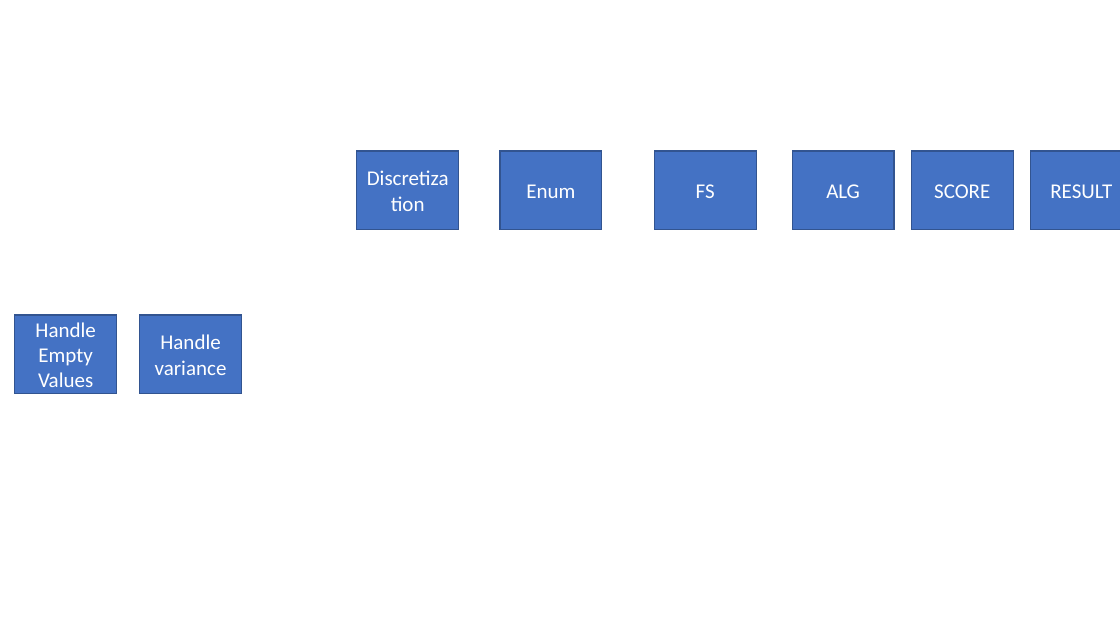
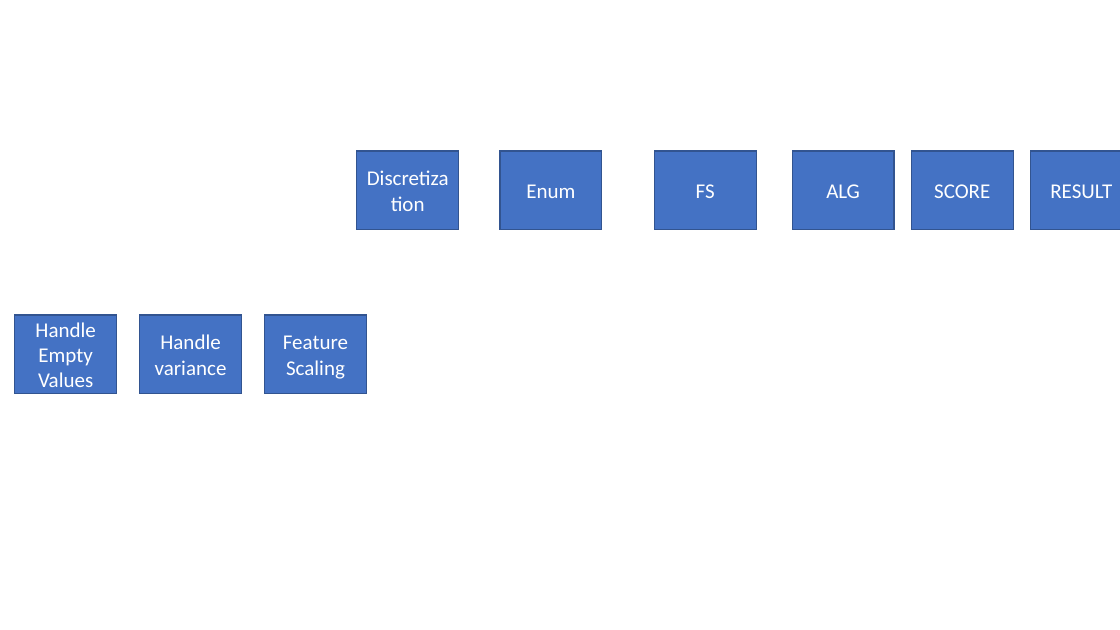
Before and after one commit to amitliron/FeatureSelecion, a slide deck: slide 22 of Presentation/Feature Selection.pptx. Drawn at 1120x630 pixels with LibreOffice and Linux fonts; fonts in the diff are those of the drawing. Boxes give left, top, right and bottom in pixels: in the first picture for what was removed or moved away, otherwise in the second. Text is boxed around its words. In the diff, an @@ line names an element or a change of style, - is before the commit and + after.

```diff
--- a/Presentation/Feature Selection.pptx
+++ b/Presentation/Feature Selection.pptx
@@ rectangle added at [265, 315, 366, 393], fill #4472C4, outline #325491 1 pt, 18 pt, text #FFFFFF @@
+Feature Scaling
```
Also in this commit, not shown: 1 other slide changed, 2 slides added, 1 other file.
